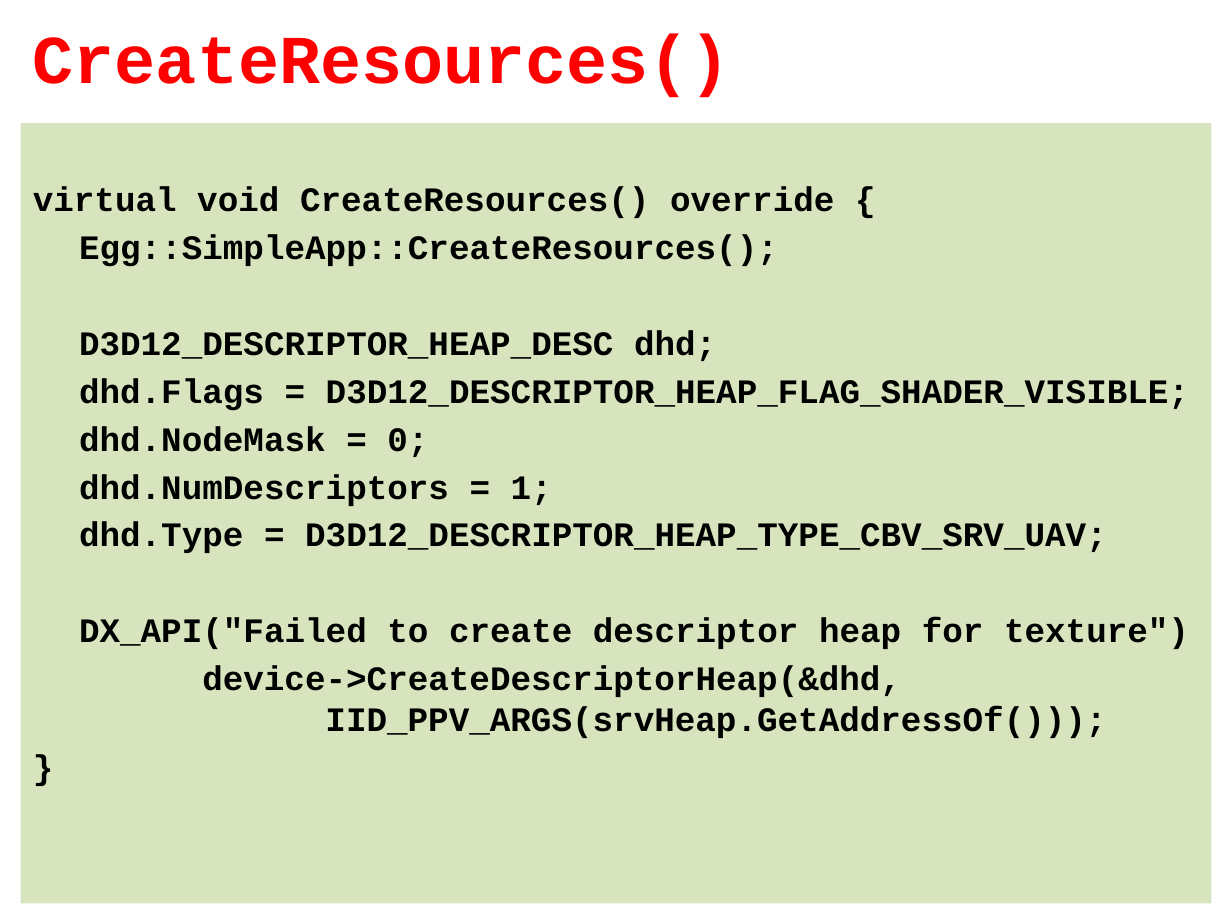
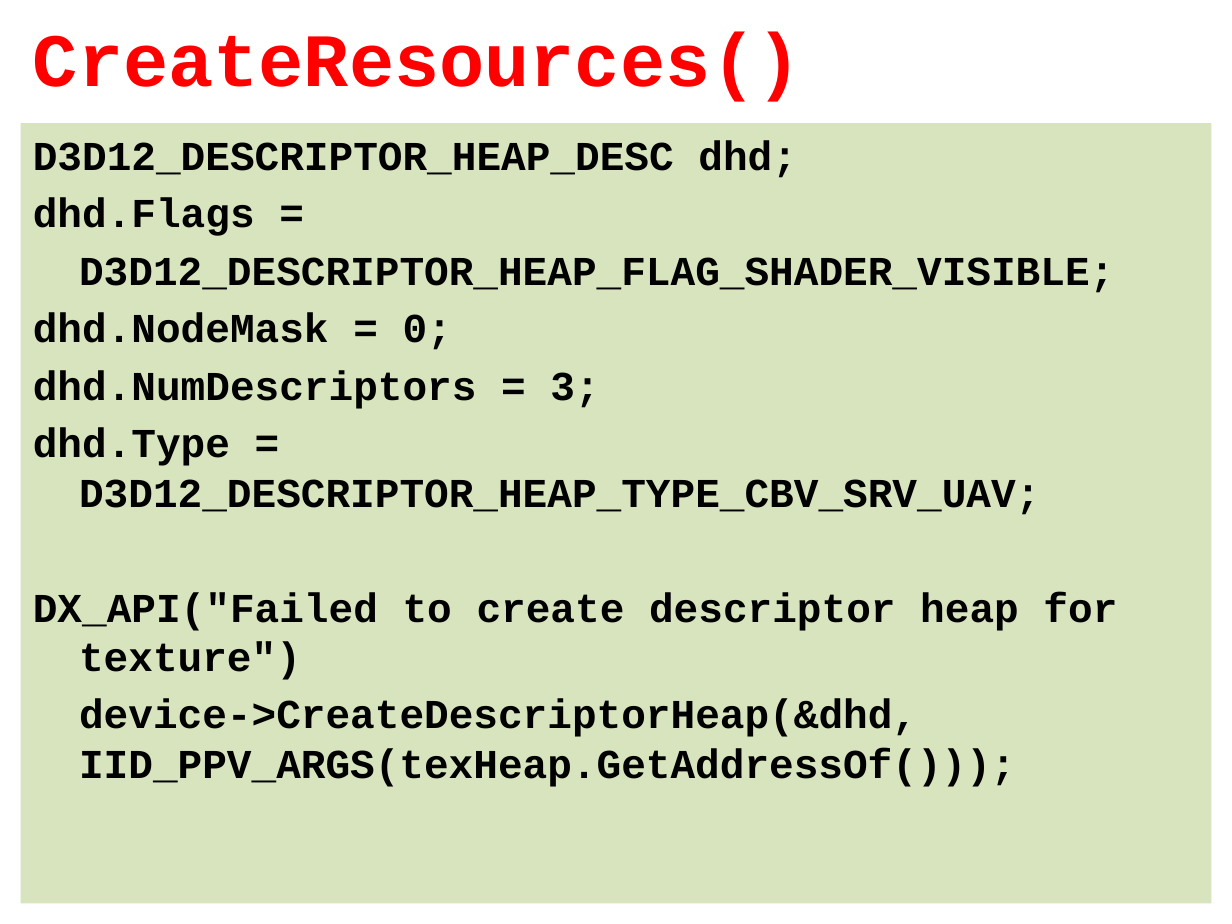
Before and after one commit to tyekx/dx12, a slide deck: slide 12 of Slides/ggl005-Bump.pptx (slide 13 before the commit). Drawn at 1232x924 pixels with LibreOffice and Linux fonts; fonts in the diff are those of the drawing; background and template pictures are left out. Boxes give left, top, right and bottom in pixels: in the first picture for what was removed or moved away, otherwise in the second. Text is boxed around its words. In the diff, an @@ line names an element or a change of style, - is before the commit and + after.

```diff
--- a/Slides/ggl005-Bump.pptx
+++ b/Slides/ggl005-Bump.pptx
@@ title "CreateResources()" at (x1=33, y1=32, x2=802, y2=102): size 40 to 44 pt @@
@@ text at (x1=33, y1=140, x2=1117, y2=680): size 20 to 24 pt in "D3D12_DESCRIPTOR_HEAP_DESC dhd;", "dhd.NodeMask = 0;", "dhd.Type = D3D12_DESCRIPTOR_HEAP_TYPE_CBV_SRV_UAV;", "DX_API("Failed to create descriptor heap for texture")" @@
@@ text at (x1=33, y1=186, x2=834, y2=267): paragraphs removed @@
-virtual void CreateResources() override {
-Egg::SimpleApp::CreateResources();
@@ text at (x1=33, y1=198, x2=1114, y2=293): text changed; size 20 to 24 pt @@
-dhd.Flags = D3D12_DESCRIPTOR_HEAP_FLAG_SHADER_VISIBLE;
+dhd.Flags =
+D3D12_DESCRIPTOR_HEAP_FLAG_SHADER_VISIBLE;
@@ text at (x1=33, y1=370, x2=599, y2=409): text changed; size 20 to 24 pt @@
-dhd.NumDescriptors = 1;
+dhd.NumDescriptors = 3;
@@ text at (x1=79, y1=699, x2=1016, y2=787): text changed; size 20 to 24 pt @@
-device->CreateDescriptorHeap(&dhd,
-IID_PPV_ARGS(srvHeap.GetAddressOf()));
-}
+device->CreateDescriptorHeap(&dhd, IID_PPV_ARGS(texHeap.GetAddressOf()));
```
Also in this commit, not shown: 15 other slides changed, 15 slides added, 4 slides removed, 8 other files.
